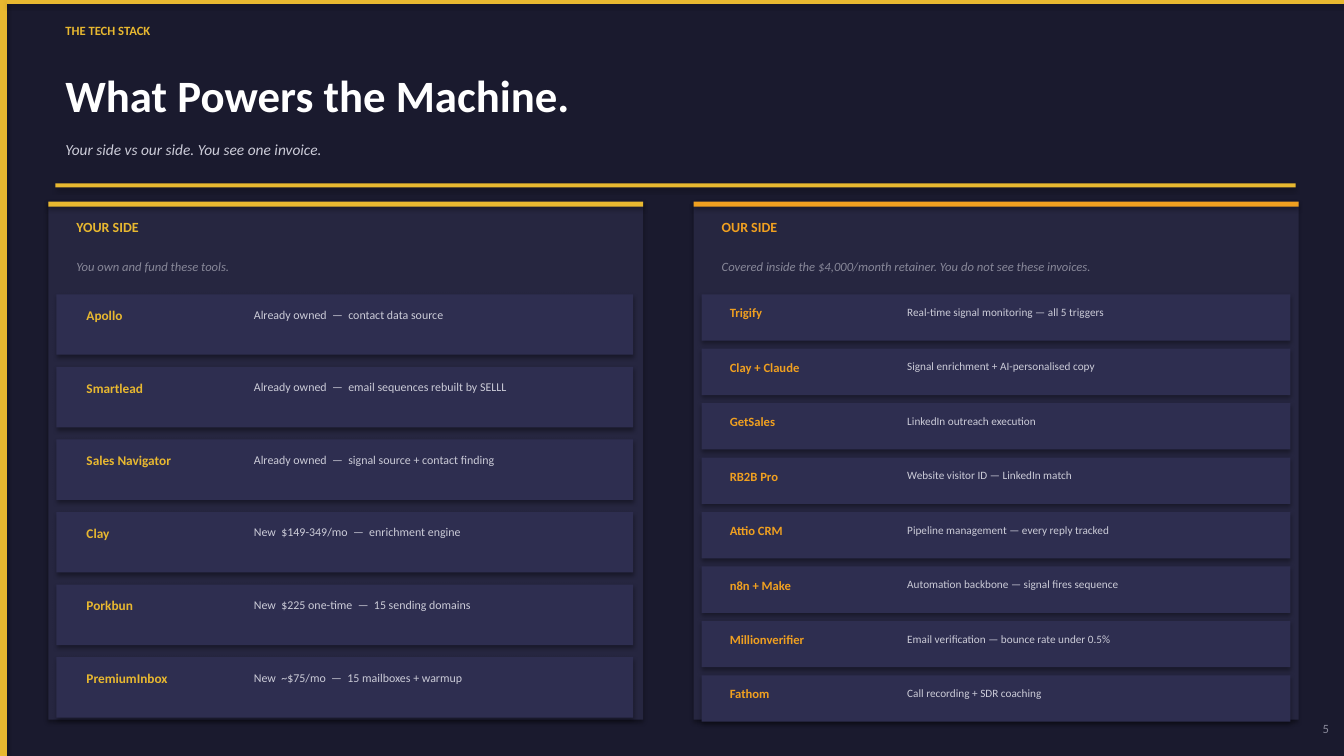
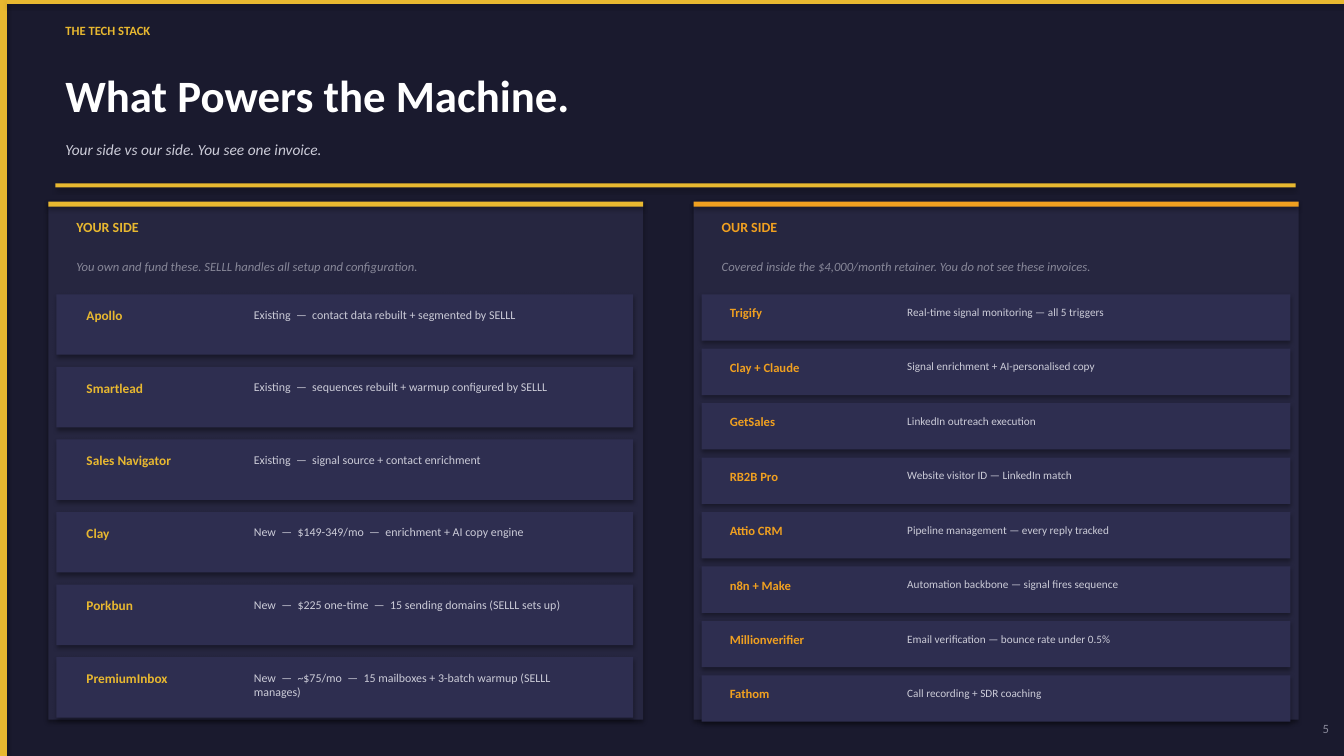
Before and after one commit to ogikicollins/Extruct-GTM-SKILLS, a slide deck: slide 5 of SELLL-Engine/QRFloorGenie-Build-Deck.pptx. Drawn at 1344x756 pixels with LibreOffice and Linux fonts; fonts in the diff are those of the drawing. Boxes give left, top, right and bottom in pixels: in the first picture for what was removed or moved away, otherwise in the second. Text is boxed around its words. In the diff, an @@ line names an element or a change of style, - is before the commit and + after.

```diff
--- a/SELLL-Engine/QRFloorGenie-Build-Deck.pptx
+++ b/SELLL-Engine/QRFloorGenie-Build-Deck.pptx
@@ text at [76,262,418,273]: text changed @@
-You own and fund these tools.
+You own and fund these. SELLL handles all setup and configuration.
@@ text at [254,311,515,321]: text changed @@
-Already owned — contact data source
+Existing — contact data rebuilt + segmented by SELLL
@@ text at [254,383,547,393]: text changed @@
-Already owned — email sequences rebuilt by SELLL
+Existing — sequences rebuilt + warmup configured by SELLL
@@ text at [254,456,481,466]: text changed @@
-Already owned — signal source + contact finding
+Existing — signal source + contact enrichment
@@ text at [254,528,524,538]: text changed @@
-New $149-349/mo — enrichment engine
+New — $149-349/mo — enrichment + AI copy engine
@@ text at [254,600,560,611]: text changed @@
-New $225 one-time — 15 sending domains
+New — $225 one-time — 15 sending domains (SELLL sets up)
@@ text at [254,673,550,698]: text changed @@
-New ~$75/mo — 15 mailboxes + warmup
+New — ~$75/mo — 15 mailboxes + 3-batch warmup (SELLL manages)
```
Also in this commit, not shown: 1 other slide changed, 2 other files.
